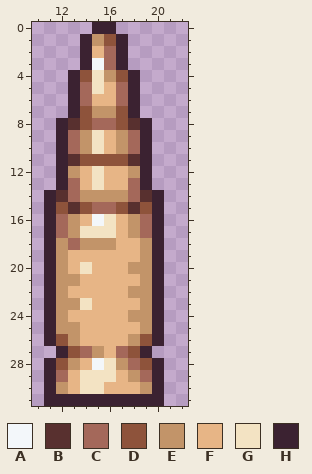
Two versions of one pixel-art sprite, Assets/02.Sprites/UISprites/ammo_sprite.png. Above: the version before the commit.
The file is 32x32 pixels. Shown: x 10..22, y 0..31.
Palette (. is transparent): A #f3f7fa  B #58302f  C #a4685a  D #8e533b  E #c29469  F #e7b586  G #f3e3c3  H #3b2231
Pixels before, first column x 11:
 0 ....HH....
 1 ...HEDH...
 2 ...HFCH...
 3 ...HACH...
 4 ..HDGEDH..
 5 ..HCGFCH..
 6 ..HCFFCH..
 7 ..HDEEDH..
 8 .HBDCCDBH.
 9 .HCEGFECH.
10 .HCEGFECH.
11 .HBDDDDBH.
12 .HEFGFFEH.
13 .HCFGFFCH.
14 HBCEEEECBH
15 HDBDCCDBDH
16 HCEFAGFECH
17 HCEGGGFECH
18 HECEEEFFEH
19 HEFFFFFFEH
20 HEFGFFFEEH
21 HEEFFFFFEH
22 HEFFFFFEEH
23 HEEGFFFFEH
24 HEFFFFFEEH
25 HEEFFFFFEH
26 HDEFFFFEDH
27 .HDCEFCDH.
28 HDEFAGECDH
29 HCFGGGFECH
30 HEFGGFFFEH
31 HHHHHHHHHH
Once edited:
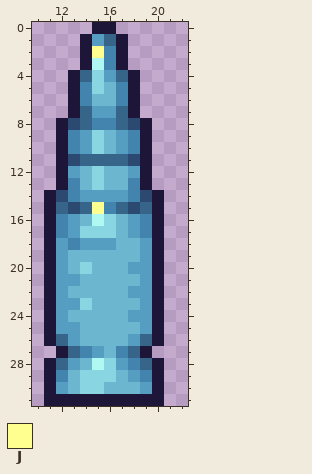
Colours new in this view: J #ffff90
Commit message: 푸쉬푸쉬 총알 색감 변경
What changed:
colour A: #f3f7fa -> #b0f9f2
colour B: #58302f -> #2c4971
colour C: #a4685a -> #4384ae
colour D: #8e533b -> #376589
colour E: #c29469 -> #559ec1
colour F: #e7b586 -> #6cb6cf
colour G: #f3e3c3 -> #89d5e2
colour H: #3b2231 -> #1d1638
Changed rows in their new state; - is a pixel that keeps its letter.
first column x 15:
 2 J
first column x 15:
15 J
